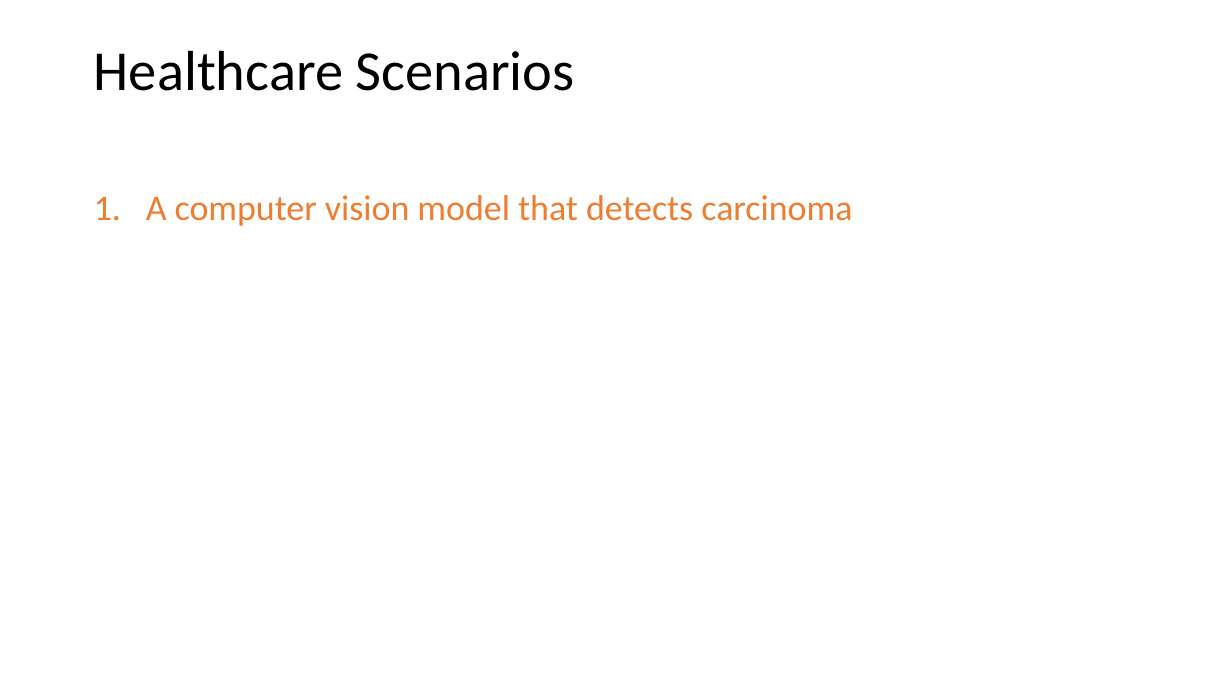
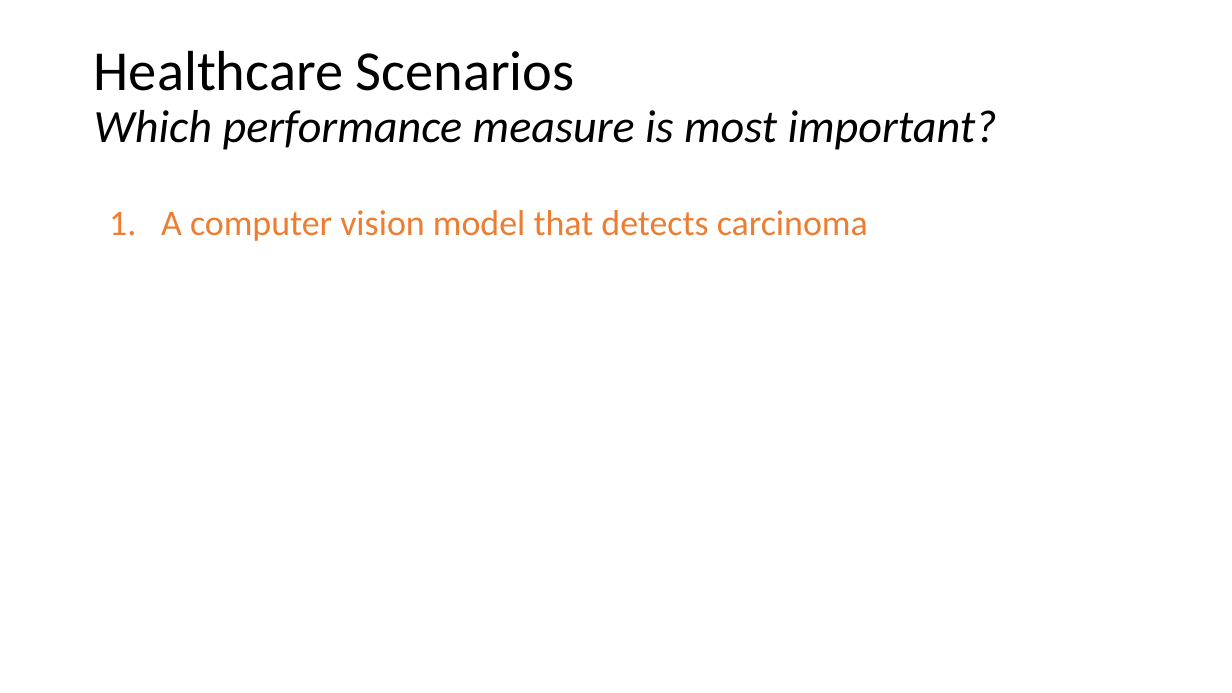
Before and after one commit to mengelhard/mmci_applied_ds, a slide deck: slide 22 of lectures/ll3.pptx (slide 11 before the commit). Drawn at 1232x693 pixels with LibreOffice and Linux fonts; fonts in the diff are those of the drawing. Boxes give left, top, right and bottom in pixels: in the first picture for what was removed or moved away, otherwise in the second. Text is boxed around its words. In the diff, an @@ line names an element or a change of style, - is before the commit and + after.

```diff
--- a/lectures/ll3.pptx
+++ b/lectures/ll3.pptx
@@ title at bbox=[94, 50, 997, 150]: text changed; size 44 to 36 pt; italic on @@
-Healthcare Scenarios
+Healthcare Scenarios
+Which performance measure is most important?
@@ text "A computer vision model that ...": place and size @@
-text "A computer vision model that ..." at bbox=[146, 195, 852, 226]
+text "A computer vision model that ..." at bbox=[161, 210, 868, 241]
```
Also in this commit, not shown: 4 other slides changed, 23 slides added, 4 slides removed, 1 other file.
